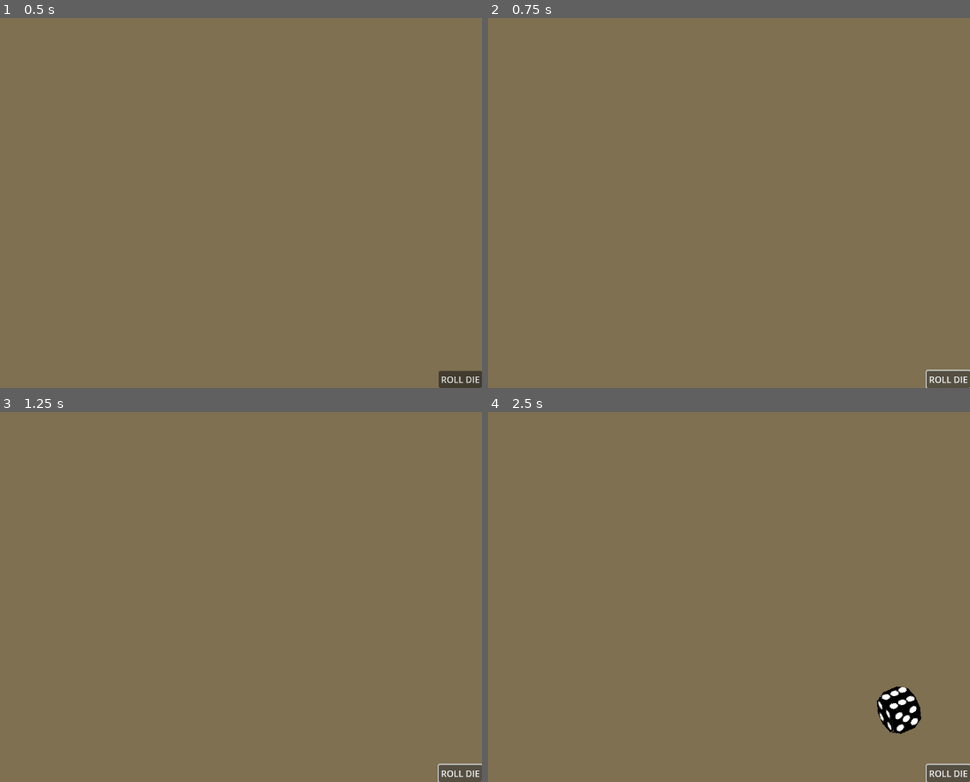
Above: before the commit, frames 1-4 (two rows, left to right).
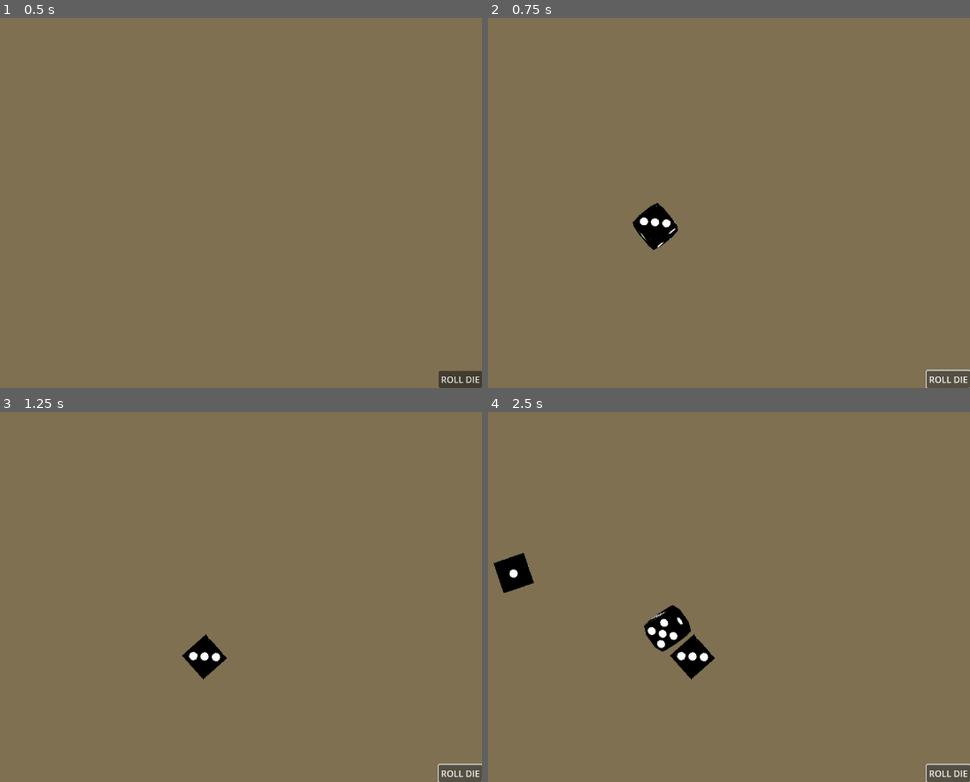
Above: after the commit, the same moments.

Repository: bearlikelion/Brackeys2025.2
Game: Godot game, scene res://Scenes/Dice/dice_well.tscn
The game is run twice, just before and just after one commit, with the same random seed, the same clock (stepped at 60 frames per second) and the same inputs. This scene is started directly instead of the project's main scene.
Inputs:
- Up to frame 1 (0.5 s): no input
- Up to frame 2 (0.75 s): click "ROLL DIE" at 0.5 s
- Up to frame 3 (1.25 s): no input
- Up to frame 4 (2.5 s): click "ROLL DIE" at 1.25 s; click "ROLL DIE" at 2 s

Frame 1 is identical in both runs. In frame 2, 0.7% of the frame differs, in the area x 29-40%, y 50-63%; in frame 3, 0.6%; in frame 4, 2.8%, in the area x 1-90%, y 38-88%.

Commit message:
finally got dice in a decent place

Diff:
--- a/Scenes/Dice/d6.tscn
+++ b/Scenes/Dice/d6.tscn
@@ -1,62 +1,63 @@
-[gd_scene load_steps=6 format=3 uid="uid://fyfnxkcvk6f7"]
+[gd_scene load_steps=5 format=3 uid="uid://fyfnxkcvk6f7"]
 
 [ext_resource type="PackedScene" uid="uid://kwqeitw7tje3" path="res://Assets/Models/Dice/dice.glb" id="1_6fe33"]
 [ext_resource type="Script" uid="uid://cdi2i5y5bgh66" path="res://Scripts/Dice/d6.gd" id="1_s5j61"]
 [ext_resource type="Script" uid="uid://c8mqr5ve058h0" path="res://Scripts/Dice/die_raycast.gd" id="3_g7d41"]
 
-[sub_resource type="PhysicsMaterial" id="PhysicsMaterial_g7d41"]
-absorbent = true
-
-[sub_resource type="ConvexPolygonShape3D" id="ConvexPolygonShape3D_g7d41"]
-points = PackedVector3Array(-0.987702, -0.987702, -0.524596, 0.987702, 0.987702, 0.524596, 0.987702, 0.524596, 0.987702, -0.987702, 0.987702, 0.524596, 0.987702, 0.524596, -0.987702, 0.524596, -0.987702, 0.987702, -0.524596, 0.987702, -0.987702, 0.987702, -0.987702, -0.524596, -0.987702, -0.524596, 0.987702, -0.524596, -0.987702, -0.987702, -0.987702, 0.524596, -0.987702, -0.524596, 0.987702, 0.987702, 0.524596, 0.987702, -0.987702, -0.524596, -0.987702, 0.987702, 0.524596, -0.987702, -0.987702, 0.987702, -0.987702, 0.524596, -0.987702, 0.524596, 0.987702, -0.987702, -0.987702, 0.524596, 0.524596, 0.987702, 0.987702, -0.987702, -0.524596, -0.987702, 0.987702, -0.524596, -0.987702, 0.987702, 0.987702, -0.524596, 0.987702, -0.524596, 0.987702, -0.987702, 0.987702, -0.524596)
+[sub_resource type="BoxShape3D" id="BoxShape3D_g7d41"]
+size = Vector3(0.15, 0.15, 0.15)
 
 [node name="D6" type="RigidBody3D"]
-mass = 50.0
-physics_material_override = SubResource("PhysicsMaterial_g7d41")
-gravity_scale = 8.0
+linear_damp = 2.0
+angular_damp = 2.0
 script = ExtResource("1_s5j61")
 
 [node name="CollisionShape3D" type="CollisionShape3D" parent="."]
-transform = Transform3D(0.04, 0, 0, 0, 0.04, 0, 0, 0, 0.04, 0, 0, 0)
-shape = SubResource("ConvexPolygonShape3D_g7d41")
+shape = SubResource("BoxShape3D_g7d41")
 
 [node name="dice" parent="." instance=ExtResource("1_6fe33")]
-transform = Transform3D(5, 0, 0, 0, 5, 0, 0, 0, 5, 0, 0, 0)
+transform = Transform3D(10, 0, 0, 0, 10, 0, 0, 0, 10, 0, 0, 0)
 
-[node name="RayCasts" type="Node" parent="."]
+[node name="RayCasts" type="Node3D" parent="."]
 
 [node name="RayCast1" type="RayCast3D" parent="RayCasts"]
 target_position = Vector3(0, -0.1, 0)
+collision_mask = 2
 script = ExtResource("3_g7d41")
 opposite_side = 6
 
 [node name="RayCast2" type="RayCast3D" parent="RayCasts"]
 transform = Transform3D(1, 0, 0, 0, -4.37114e-08, -1, 0, 1, -4.37114e-08, 0, 0, 0)
 target_position = Vector3(0, -0.1, 0)
+collision_mask = 2
 script = ExtResource("3_g7d41")
 opposite_side = 5
 
 [node name="RayCast3" type="RayCast3D" parent="RayCasts"]
 transform = Transform3D(-4.37114e-08, -1, 4.37114e-08, 0, -4.37114e-08, -1, 1, -4.37114e-08, 1.91069e-15, 0, 0, 0)
 target_position = Vector3(0, -0.1, 0)
+collision_mask = 2
 script = ExtResource("3_g7d41")
 opposite_side = 4
 
 [node name="RayCast4" type="RayCast3D" parent="RayCasts"]
 transform = Transform3D(1.31134e-07, 1, -4.37114e-08, 0, -4.37114e-08, -1, -1, 1.31134e-07, -5.73206e-15, 0, 0, 0)
 target_position = Vector3(0, -0.1, 0)
+collision_mask = 2
 script = ExtResource("3_g7d41")
 opposite_side = 3
 
 [node name="RayCast5" type="RayCast3D" parent="RayCasts"]
 transform = Transform3D(-1, 8.74228e-08, -3.82137e-15, 0, -4.37114e-08, -1, -8.74228e-08, -1, 4.37114e-08, 0, 0, 0)
 target_position = Vector3(0, -0.1, 0)
+collision_mask = 2
 script = ExtResource("3_g7d41")
 opposite_side = 2
 
 [node name="RayCast6" type="RayCast3D" parent="RayCasts"]
 transform = Transform3D(1, 0, 0, 0, -1, 8.74228e-08, 0, -8.74228e-08, -1, 0, 0, 0)
 target_position = Vector3(0, -0.1, 0)
+collision_mask = 2
 script = ExtResource("3_g7d41")
 opposite_side = 1
 
--- a/Scenes/Dice/dice_well.gd
+++ b/Scenes/Dice/dice_well.gd
@@ -13,4 +13,5 @@
 
 func _on_roll_die() -> void:
 	var d6: D6 = d_6.instantiate()
+	d6.position = Vector3(0, 0.3, 0)
 	dice.add_child(d6)
--- a/Scenes/Dice/dice_well.tscn
+++ b/Scenes/Dice/dice_well.tscn
@@ -12,13 +12,13 @@
 reflected_light_source = 1
 
 [sub_resource type="BoxShape3D" id="BoxShape3D_y30fj"]
-size = Vector3(2, 1, 0.25)
-
-[sub_resource type="BoxShape3D" id="BoxShape3D_3l6j6"]
-size = Vector3(2, 0.1, 1)
+size = Vector3(4, 1, 0.25)
 
 [sub_resource type="StandardMaterial3D" id="StandardMaterial3D_y30fj"]
 albedo_color = Color(0.49196, 0.437878, 0.312213, 1)
+
+[sub_resource type="BoxShape3D" id="BoxShape3D_3l6j6"]
+size = Vector3(4, 0.2, 2.2)
 
 [node name="DiceWell" type="Node"]
 script = ExtResource("1_y30fj")
@@ -53,14 +53,21 @@
 render_target_update_mode = 4
 
 [node name="Camera3D" type="Camera3D" parent="SubViewport"]
-transform = Transform3D(1, 0, 0, 0, -4.37114e-08, 1, 0, -1, -4.37114e-08, 0, 0.5, -0.5)
+transform = Transform3D(1, 0, 0, 0, -4.37114e-08, 1, 0, -1, -4.37114e-08, 0, 0.5, 0)
 environment = SubResource("Environment_mrvuc")
 projection = 1
 current = true
+size = 2.0
+
+[node name="Camera3DDebug" type="Camera3D" parent="SubViewport"]
+transform = Transform3D(1, 0, 0, 0, 0.965926, 0.258819, 0, -0.258819, 0.965926, 0, 0.5, 2)
+environment = SubResource("Environment_mrvuc")
+size = 2.5
 
 [node name="Colliders" type="Node" parent="SubViewport"]
 
 [node name="StaticBody3D" type="StaticBody3D" parent="SubViewport/Colliders"]
+transform = Transform3D(1, 0, 0, 0, 1, 0, 0, 0, 1, 0, 0, 1)
 
 [node name="CollisionShape3D" type="CollisionShape3D" parent="SubViewport/Colliders/StaticBody3D"]
 shape = SubResource("BoxShape3D_y30fj")
@@ -72,31 +79,26 @@
 shape = SubResource("BoxShape3D_y30fj")
 
 [node name="StaticBody3D3" type="StaticBody3D" parent="SubViewport/Colliders"]
-transform = Transform3D(-4.37114e-08, 0, -1, 0, 1, 0, 1, 0, -4.37114e-08, -1, 0, -0.5)
+transform = Transform3D(-4.37114e-08, 0, -1, 0, 1, 0, 1, 0, -4.37114e-08, -1.8, 0, 0)
 
 [node name="CollisionShape3D" type="CollisionShape3D" parent="SubViewport/Colliders/StaticBody3D3"]
 shape = SubResource("BoxShape3D_y30fj")
 
 [node name="StaticBody3D4" type="StaticBody3D" parent="SubViewport/Colliders"]
-transform = Transform3D(-4.37114e-08, 0, -1, 0, 1, 0, 1, 0, -4.37114e-08, 1, 0, -0.5)
+transform = Transform3D(-4.37114e-08, 0, -1, 0, 1, 0, 1, 0, -4.37114e-08, 1.8, 0, 0)
 
 [node name="CollisionShape3D" type="CollisionShape3D" parent="SubViewport/Colliders/StaticBody3D4"]
 shape = SubResource("BoxShape3D_y30fj")
 
-[node name="StaticBody3D5" type="StaticBody3D" parent="SubViewport/Colliders"]
-transform = Transform3D(1, 0, 0, 0, 1, 0, 0, 0, 1, 0, -0.5, -0.5)
-visible = false
+[node name="CSGBox3D" type="CSGBox3D" parent="SubViewport/Colliders"]
+transform = Transform3D(1, 0, 0, 0, 1, 0, 0, 0, 1, 0, -0.5, 0)
+material_override = SubResource("StandardMaterial3D_y30fj")
+size = Vector3(4, 0.1, 2)
 
-[node name="CollisionShape3D" type="CollisionShape3D" parent="SubViewport/Colliders/StaticBody3D5"]
+[node name="StaticBody3D" type="StaticBody3D" parent="SubViewport/Colliders/CSGBox3D"]
+collision_layer = 3
+collision_mask = 3
+
+[node name="CollisionShape3D" type="CollisionShape3D" parent="SubViewport/Colliders/CSGBox3D/StaticBody3D"]
+transform = Transform3D(1, 0, 0, 0, 1, 0, 0, 0, 1, 0, 2.98023e-08, -1.19209e-07)
 shape = SubResource("BoxShape3D_3l6j6")
-
-[node name="StaticBody3D6" type="StaticBody3D" parent="SubViewport/Colliders"]
-transform = Transform3D(1, 0, 0, 0, 1, 0, 0, 0, 1, 0, 0.5, -0.5)
-
-[node name="CollisionShape3D" type="CollisionShape3D" parent="SubViewport/Colliders/StaticBody3D6"]
-shape = SubResource("BoxShape3D_3l6j6")
-
-[node name="CSGBox3D" type="CSGBox3D" parent="SubViewport/Colliders"]
-transform = Transform3D(1, 0, 0, 0, 1, 0, 0, 0, 1, 0, -0.5, -0.5)
-material_override = SubResource("StandardMaterial3D_y30fj")
-size = Vector3(2, 0.1, 2)
--- a/Scripts/Dice/d6.gd
+++ b/Scripts/Dice/d6.gd
@@ -1,21 +1,42 @@
 class_name D6
 extends RigidBody3D
 
-var roll_strength: int = randi_range(10, 25)
+var roll_strength: int = randi_range(1, 5)
 
 @onready var ray_casts: Node = $RayCasts
 
+
 func _ready() -> void:
-	sleeping_state_changed.connect(_on_sleeping_state_changed)
 	roll()
 
 
 func _physics_process(delta: float) -> void:
-	if linear_velocity == Vector3.ZERO and not sleeping:
-		sleeping = true
+	if not freeze:
+		# Check if die is settled on a face and nearly stopped
+		if linear_velocity.length() <= 0.01 and angular_velocity.length() <= 0.01:
+			# Check if any face is flat against the ground
+			var is_on_face: bool = false
+			for raycast: DieRaycast in ray_casts.get_children():
+				if raycast.is_colliding():
+					is_on_face = true
+					break
+
+			# Only stop if on a face
+			if is_on_face:
+				linear_velocity = Vector3.ZERO
+				angular_velocity = Vector3.ZERO
+				freeze = true
+				sleeping = true
+				detect_face()
+
+		# Debug output
+		#if linear_velocity.length() > 0.01 or angular_velocity.length() > 0.01:
+			#print("LV: %s" % linear_velocity.length())
+			#print("AV: %s" % angular_velocity.length())
 
 
 func roll() -> void:
+	freeze = false
 	linear_velocity = Vector3.ZERO
 	angular_velocity = Vector3.ZERO
 
@@ -30,8 +51,9 @@
 	apply_central_impulse(throw_vector * roll_strength)
 
 
-func _on_sleeping_state_changed() -> void:
+func detect_face() -> void:
 	if sleeping:
 		for raycast: DieRaycast in ray_casts.get_children():
 			if raycast.is_colliding():
-				print("Roll landed on %s" % raycast.opposite_side)
+				print("Dice landed on %s" % raycast.opposite_side)
+				break
--- a/project.godot
+++ b/project.godot
@@ -30,6 +30,10 @@
 "res://Scripts/": "green"
 }
 
+[physics]
+
+3d/physics_engine="Jolt Physics"
+
 [rendering]
 
 renderer/rendering_method="gl_compatibility"
